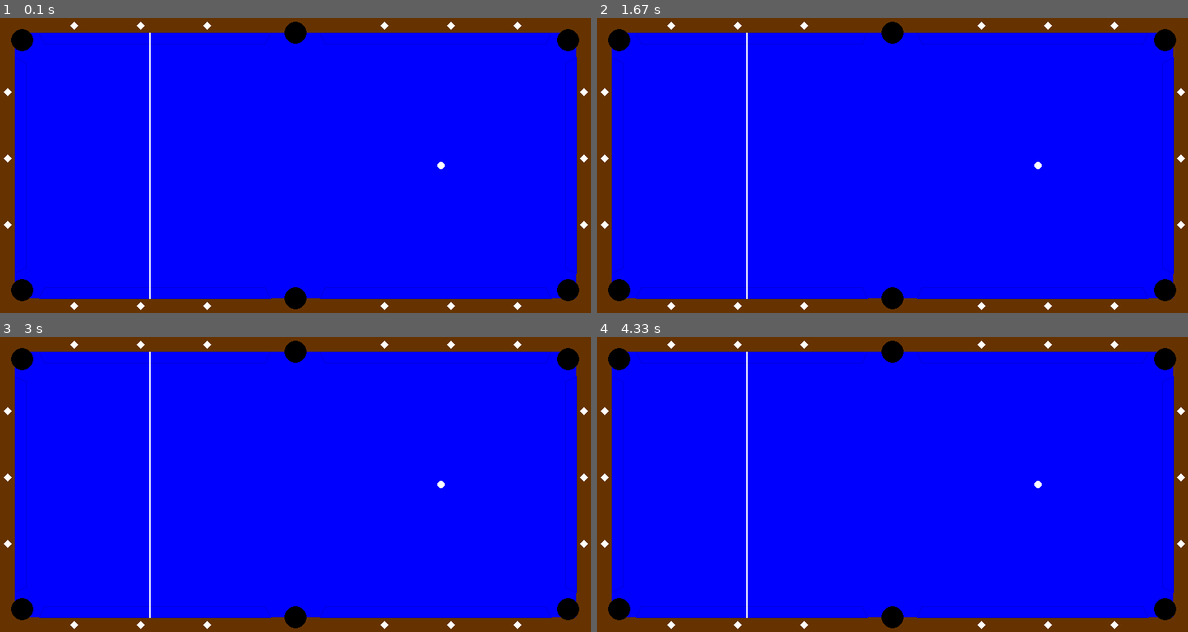
Above: before the commit, frames 1-4 (two rows, left to right).
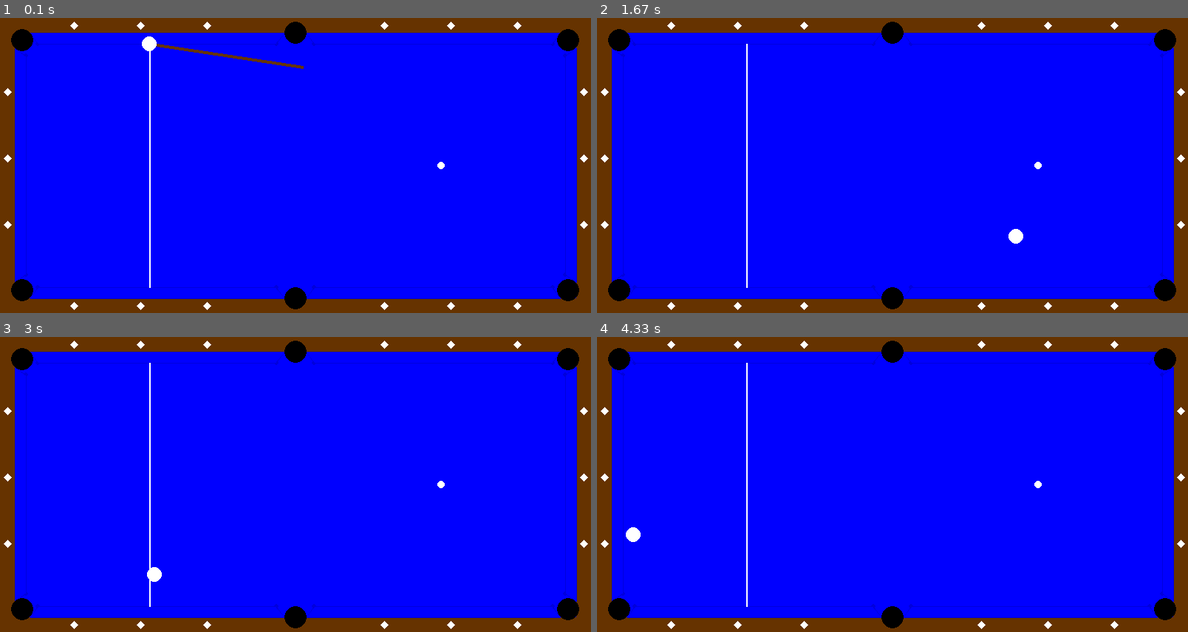
Above: after the commit, the same moments.

Repository: kayan9896/python
Game: pygame game, started from pygame 9ball.py
Same seed, same stepped clock (60 frames per second), same inputs: the game is played once before the commit and once after it.
Inputs (mouse positions are in pixels of both pictures, inside the frame that each line leads up to):
- Up to frame 1 (0.1 s): no input
- Up to frame 2 (1.67 s): press the mouse at (1081, 156) at 0.37 s; move the mouse to (987, 171) at 0.47 s; release the mouse at (892, 183) at 0.6 s
- Up to frame 3 (3 s): no input
- Up to frame 4 (4.33 s): no input

The runs differ from the first frame. In frame 1, 0.6% of the frame differs, in the area x 2-98%, y 5-96%; in frame 2, 0.4%; in frame 3, 0.3%; in frame 4, 0.4%.

Commit message:
Update pygame 9ball.py

Diff:
--- a/pygame 9ball.py
+++ b/pygame 9ball.py
@@ -4,7 +4,6 @@
 # Initialize Pygame
 pygame.init()
 
-# Define some colors
 WHITE = (255, 255, 255)
 BROWN = (102, 51, 0)
 BLUE = (0, 0, 255)
@@ -15,6 +14,10 @@
 EDGE_WIDTH = 20
 POCKET_RADIUS = 15
 DIAMOND_SIZE = 5
+BALL_RADIUS = 10
+FRICTION_COEFFICIENT = 0.99
+pocket_radius=POCKET_RADIUS
+offset = pocket_radius / math.sqrt(2)
 
 # Set up the display
 screen = pygame.display.set_mode((WIDTH, HEIGHT))
@@ -51,96 +54,123 @@
 
     # Function to draw a buffer
     def draw_buffer(start_x, start_y, length, is_vertical=False, is_top=False):
+        corner_radius = 3  # Radius for rounding the corners of the shorter base
+
         if is_vertical:
             if is_top:
-                # Top vertical buffer points
+                # Main trapezoid
                 points = [
-                    (start_x, start_y + pocket_radius/2),  # Top left
-                    (start_x + buffer_height, start_y + pocket_radius),  # Top right
-                    (start_x + buffer_height, start_y + length - pocket_radius),  # Bottom right
-                    (start_x, start_y + length - pocket_radius/2)  # Bottom left
-                ]
+                    (start_x, start_y),  # Top left
+                    (start_x + buffer_height, start_y + offset),  # Top right
+                    (start_x + buffer_height, start_y + length - offset),  # Bottom right
+                    (start_x, start_y + length)  # Bottom left
+                ]
+                # Round corners for the right side
+                pygame.draw.circle(screen, BUFFER_COLOR,
+                                 (int(start_x + buffer_height), int(start_y + offset)),
+                                 corner_radius)
+                pygame.draw.circle(screen, BUFFER_COLOR,
+                                 (int(start_x + buffer_height), int(start_y + length - offset)),
+                                 corner_radius)
             else:
-                # Bottom vertical buffer points
                 points = [
-                    (start_x - buffer_height, start_y + pocket_radius),  # Top left
-                    (start_x, start_y + pocket_radius/2),  # Top right
-                    (start_x, start_y + length - pocket_radius/2),  # Bottom right
-                    (start_x - buffer_height, start_y + length - pocket_radius)  # Bottom left
-                ]
+                    (start_x - buffer_height, start_y + offset),  # Top left
+                    (start_x, start_y),  # Top right
+                    (start_x, start_y + length),  # Bottom right
+                    (start_x - buffer_height, start_y + length - offset)  # Bottom left
+                ]
+                # Round corners for the left side
+                pygame.draw.circle(screen, BUFFER_COLOR,
+                                 (int(start_x - buffer_height), int(start_y + offset)),
+                                 corner_radius)
+                pygame.draw.circle(screen, BUFFER_COLOR,
+                                 (int(start_x - buffer_height), int(start_y + length - offset)),
+                                 corner_radius)
         else:
             if is_top:
-                # Top horizontal buffer points
                 points = [
-                    (start_x + pocket_radius/2, start_y),  # Top left
-                    (start_x + pocket_radius, start_y + buffer_height),  # Bottom left
-                    (start_x + length - pocket_radius, start_y + buffer_height),  # Bottom right
-                    (start_x + length - pocket_radius/2, start_y)  # Top right
-                ]
+                    (start_x, start_y),  # Top left
+                    (start_x + offset, start_y + buffer_height),  # Bottom left
+                    (start_x + length - offset, start_y + buffer_height),  # Bottom right
+                    (start_x + length, start_y)  # Top right
+                ]
+                # Round corners for the bottom side
+                pygame.draw.circle(screen, BUFFER_COLOR,
+                                 (int(start_x + offset), int(start_y + buffer_height)),
+                                 corner_radius)
+                pygame.draw.circle(screen, BUFFER_COLOR,
+                                 (int(start_x + length - offset), int(start_y + buffer_height)),
+                                 corner_radius)
             else:
-                # Bottom horizontal buffer points
                 points = [
-                    (start_x + pocket_radius, start_y - buffer_height),  # Top left
-                    (start_x + pocket_radius/2, start_y),  # Bottom left
-                    (start_x + length - pocket_radius/2, start_y),  # Bottom right
-                    (start_x + length - pocket_radius, start_y - buffer_height)  # Top right
-                ]
-
-        # Draw buffer border
+                    (start_x + offset, start_y - buffer_height),  # Top left
+                    (start_x, start_y),  # Bottom left
+                    (start_x + length, start_y),  # Bottom right
+                    (start_x + length - offset, start_y - buffer_height)  # Top right
+                ]
+                # Round corners for the top side
+                pygame.draw.circle(screen, BUFFER_COLOR,
+                                 (int(start_x + offset), int(start_y - buffer_height)),
+                                 corner_radius)
+                pygame.draw.circle(screen, BUFFER_COLOR,
+                                 (int(start_x + length - offset), int(start_y - buffer_height)),
+                                 corner_radius)
+
         pygame.draw.polygon(screen, BUFFER_COLOR, points)
 
-        # Draw buffer inner surface
+        # Draw the inner part (slightly smaller)
         if is_vertical:
             if is_top:
                 inner_points = [
-                    (start_x + 1, start_y + pocket_radius/2 + 1),
-                    (start_x + buffer_height - 1, start_y + pocket_radius + 1),
-                    (start_x + buffer_height - 1, start_y + length - pocket_radius - 1),
-                    (start_x + 1, start_y + length - pocket_radius/2 - 1)
+                    (start_x + 1, start_y + 1),
+                    (start_x + buffer_height - 1, start_y + offset + 1),
+                    (start_x + buffer_height - 1, start_y + length - offset - 1),
+                    (start_x + 1, start_y + length - 1)
                 ]
             else:
                 inner_points = [
-                    (start_x - buffer_height + 1, start_y + pocket_radius + 1),
-                    (start_x - 1, start_y + pocket_radius/2 + 1),
-                    (start_x - 1, start_y + length - pocket_radius/2 - 1),
-                    (start_x - buffer_height + 1, start_y + length - pocket_radius - 1)
+                    (start_x - buffer_height + 1, start_y + offset + 1),
+                    (start_x - 1, start_y + 1),
+                    (start_x - 1, start_y + length - 1),
+                    (start_x - buffer_height + 1, start_y + length - offset - 1)
                 ]
         else:
             if is_top:
                 inner_points = [
-                    (start_x + pocket_radius/2 + 1, start_y + 1),
-                    (start_x + pocket_radius + 1, start_y + buffer_height - 1),
-                    (start_x + length - pocket_radius - 1, start_y + buffer_height - 1),
-                    (start_x + length - pocket_radius/2 - 1, start_y + 1)
+                    (start_x + 1, start_y + 1),
+                    (start_x + offset + 1, start_y + buffer_height - 1),
+                    (start_x + length - offset - 1, start_y + buffer_height - 1),
+                    (start_x + length - 1, start_y + 1)
                 ]
             else:
                 inner_points = [
-                    (start_x + pocket_radius + 1, start_y - buffer_height + 1),
-                    (start_x + pocket_radius/2 + 1, start_y - 1),
-                    (start_x + length - pocket_radius/2 - 1, start_y - 1),
-                    (start_x + length - pocket_radius - 1, start_y - buffer_height + 1)
-                ]
+                    (start_x + offset + 1, start_y - buffer_height + 1),
+                    (start_x + 1, start_y - 1),
+                    (start_x + length - 1, start_y - 1),
+                    (start_x + length - offset - 1, start_y - buffer_height + 1)
+                ]
+
         pygame.draw.polygon(screen, BUFFER_INNER_COLOR, inner_points)
-
+    # Buffer calls:
     # Draw buffers for top edge
-    draw_buffer(EDGE_WIDTH + offset + pocket_radius, EDGE_WIDTH,
-                (WIDTH/2 - EDGE_WIDTH - 2*offset - 2*pocket_radius), is_top=True)
-    draw_buffer(WIDTH/2 + offset + pocket_radius, EDGE_WIDTH,
-                (WIDTH/2 - EDGE_WIDTH - 2*offset - 2*pocket_radius), is_top=True)
+    draw_buffer(EDGE_WIDTH + 2*offset, EDGE_WIDTH,
+                (WIDTH/2 - EDGE_WIDTH - 2*offset - pocket_radius), is_top=True)
+    draw_buffer(WIDTH/2 + pocket_radius, EDGE_WIDTH,
+                (WIDTH/2 - EDGE_WIDTH - 2*offset - pocket_radius), is_top=True)
 
     # Draw buffers for bottom edge
-    draw_buffer(EDGE_WIDTH + offset + pocket_radius, HEIGHT - EDGE_WIDTH,
-                (WIDTH/2 - EDGE_WIDTH - 2*offset - 2*pocket_radius))
-    draw_buffer(WIDTH/2 + offset + pocket_radius, HEIGHT - EDGE_WIDTH,
-                (WIDTH/2 - EDGE_WIDTH - 2*offset - 2*pocket_radius))
+    draw_buffer(EDGE_WIDTH + 2*offset, HEIGHT - EDGE_WIDTH,
+                (WIDTH/2 - EDGE_WIDTH - 2*offset - pocket_radius))
+    draw_buffer(WIDTH/2 + pocket_radius, HEIGHT - EDGE_WIDTH,
+                (WIDTH/2 - EDGE_WIDTH - 2*offset - pocket_radius))
 
     # Draw buffers for left edge
-    draw_buffer(EDGE_WIDTH, EDGE_WIDTH + offset + pocket_radius,
-                (HEIGHT - 2*EDGE_WIDTH - 2*offset - 2*pocket_radius), is_vertical=True, is_top=True)
+    draw_buffer(EDGE_WIDTH, EDGE_WIDTH + 2*offset,
+                (HEIGHT - 2*EDGE_WIDTH - 4*offset), is_vertical=True, is_top=True)
 
     # Draw buffers for right edge
-    draw_buffer(WIDTH - EDGE_WIDTH, EDGE_WIDTH + offset + pocket_radius,
-                (HEIGHT - 2*EDGE_WIDTH - 2*offset - 2*pocket_radius), is_vertical=True)
+    draw_buffer(WIDTH - EDGE_WIDTH, EDGE_WIDTH + 2*offset,
+                (HEIGHT - 2*EDGE_WIDTH - 4*offset), is_vertical=True)
 
 
     # Draw the pockets
@@ -185,19 +215,155 @@
 
 
     # Draw the head string
-    pygame.draw.line(screen, WHITE, (int(EDGE_WIDTH + (WIDTH-EDGE_WIDTH*2-POCKET_RADIUS*2)/8 * 2), EDGE_WIDTH), (int(EDGE_WIDTH + (WIDTH-EDGE_WIDTH*2-POCKET_RADIUS*2)/8 * 2), HEIGHT - EDGE_WIDTH), 2)
+    head_string_x = int(EDGE_WIDTH + (WIDTH-EDGE_WIDTH*2-POCKET_RADIUS*2)/8 * 2)
+    pygame.draw.line(screen, WHITE,
+                    (head_string_x, EDGE_WIDTH + buffer_height),
+                    (head_string_x, HEIGHT - EDGE_WIDTH - buffer_height), 2)
 
     # Draw the foot spot
     pygame.draw.circle(screen, WHITE, (int(WIDTH - EDGE_WIDTH - (WIDTH-EDGE_WIDTH*2-POCKET_RADIUS*2)/8 * 2), int(HEIGHT/2)), DIAMOND_SIZE)
+
+class Ball:
+    def __init__(self, x, y, radius, color):
+        self.x = x
+        self.y = y
+        self.radius = radius
+        self.color = color
+        self.speed_x = 0
+        self.speed_y = 0
+
+    def draw(self):
+        pygame.draw.circle(screen, self.color, (int(self.x), int(self.y)), self.radius)
+
+    def move(self):
+        self.x += self.speed_x
+        self.y += self.speed_y
+        self.speed_x *= FRICTION_COEFFICIENT
+        self.speed_y *= FRICTION_COEFFICIENT
+
+        # Check for collisions with buffers
+        if self.x < EDGE_WIDTH + self.radius:
+            self.x = EDGE_WIDTH + self.radius
+            self.speed_x = -self.speed_x
+        elif self.x > WIDTH - EDGE_WIDTH - self.radius:
+            self.x = WIDTH - EDGE_WIDTH - self.radius
+            self.speed_x = -self.speed_x
+        if self.y < EDGE_WIDTH + self.radius:
+            self.y = EDGE_WIDTH + self.radius
+            self.speed_y = -self.speed_y
+        elif self.y > HEIGHT - EDGE_WIDTH - self.radius:
+            self.y = HEIGHT - EDGE_WIDTH - self.radius
+            self.speed_y = -self.speed_y
+
+        # Check for pockets
+        if self.check_pocket(EDGE_WIDTH + offset, EDGE_WIDTH + offset, pocket_radius):
+            self.reset()
+        elif self.check_pocket(WIDTH - EDGE_WIDTH - offset, EDGE_WIDTH + offset, pocket_radius):
+            self.reset()
+        elif self.check_pocket(EDGE_WIDTH + offset, HEIGHT - EDGE_WIDTH - offset, pocket_radius):
+            self.reset()
+        elif self.check_pocket(WIDTH - EDGE_WIDTH - offset, HEIGHT - EDGE_WIDTH - offset, pocket_radius):
+            self.reset()
+        elif self.check_pocket(WIDTH // 2, EDGE_WIDTH, pocket_radius):
+            self.reset()
+        elif self.check_pocket(WIDTH // 2, HEIGHT - EDGE_WIDTH, pocket_radius):
+            self.reset()
+
+    def check_pocket(self, x, y, radius):
+        return (self.x - x) ** 2 + (self.y - y) ** 2 <= radius ** 2
+
+    def reset(self):
+        self.x = EDGE_WIDTH + (WIDTH-EDGE_WIDTH*2-POCKET_RADIUS*2)/8 * 2
+        self.y = EDGE_WIDTH + buffer_height
+        self.speed_x = 0
+        self.speed_y = 0
+
+def draw_stick(ball_x, ball_y, mouse_x, mouse_y):
+    angle = math.atan2(mouse_y - ball_y, mouse_x - ball_x)
+    stick_x = ball_x + math.cos(angle) * BALL_RADIUS
+    stick_y = ball_y + math.sin(angle) * BALL_RADIUS
+    stick_end_x = stick_x + math.cos(angle) * STICK_LENGTH
+    stick_end_y = stick_y + math.sin(angle) * STICK_LENGTH
+    pygame.draw.line(screen, BLACK, (int(stick_x), int(stick_y)), (int(stick_end_x), int(stick_end_y)), STICK_WIDTH)
+
+
+
+buffer_height=POCKET_RADIUS
 # Main loop
+ball = Ball(EDGE_WIDTH + (WIDTH-EDGE_WIDTH*2-POCKET_RADIUS*2)/8 * 2, EDGE_WIDTH + buffer_height, BALL_RADIUS, WHITE)
+class Stick:
+    def __init__(self, length=200, color=BROWN):
+        self.length = length
+        self.color = color
+        self.thickness = 4
+        self.visible = True
+
+    def draw(self, ball, mouse_pos):
+        if not self.visible:
+            return
+
+        # Calculate angle between ball and mouse
+        dx = mouse_pos[0] - ball.x
+        dy = mouse_pos[1] - ball.y
+        angle = math.atan2(dy, dx)
+
+        # Calculate stick end points (opposite side of the ball from mouse)
+        stick_start_x = ball.x - (self.length + ball.radius) * math.cos(angle)
+        stick_start_y = ball.y - (self.length + ball.radius) * math.sin(angle)
+        stick_end_x = ball.x - ball.radius * math.cos(angle)
+        stick_end_y = ball.y - ball.radius * math.sin(angle)
+
+        # Draw stick
+        pygame.draw.line(screen, self.color,
+                        (stick_start_x, stick_start_y),
+                        (stick_end_x, stick_end_y),
+                        self.thickness)
+
+# In the main loop:
+stick = Stick()
+
+# Modify the main loop:
 running = True
+mouse_pressed = False
+ball_moving = False
 while running:
     for event in pygame.event.get():
         if event.type == pygame.QUIT:
             running = False
-
+        elif event.type == pygame.MOUSEBUTTONDOWN:
+            if not ball_moving:  # Only allow shot if ball is stationary
+                mouse_pressed = True
+                mouse_x, mouse_y = event.pos
+                # Calculate velocity based on opposite direction of stick
+                angle = math.atan2(mouse_y - ball.y, mouse_x - ball.x)
+                power = 15  # Adjust this value to change shot power
+                ball.speed_x = power * math.cos(angle)
+                ball.speed_y = power * math.sin(angle)
+                ball_moving = True
+                stick.visible = False
+        elif event.type == pygame.MOUSEBUTTONUP:
+            mouse_pressed = False
+
+    # Get current mouse position
+    mouse_pos = pygame.mouse.get_pos()
+
+    # Update ball position if it's moving
+    if ball_moving:
+        ball.move()
+        # Check if ball has essentially stopped
+        if abs(ball.speed_x) < 0.01 and abs(ball.speed_y) < 0.01:
+            ball_moving = False
+            ball.speed_x = 0
+            ball.speed_y = 0
+            stick.visible = True
+
+    # Draw everything
     draw_pool_table()
+    ball.draw()
+    if not ball_moving:
+        stick.draw(ball, mouse_pos)
 
     pygame.display.flip()
+    pygame.time.Clock().tick(60)  # Limit to 60 FPS
 
 pygame.quit()
